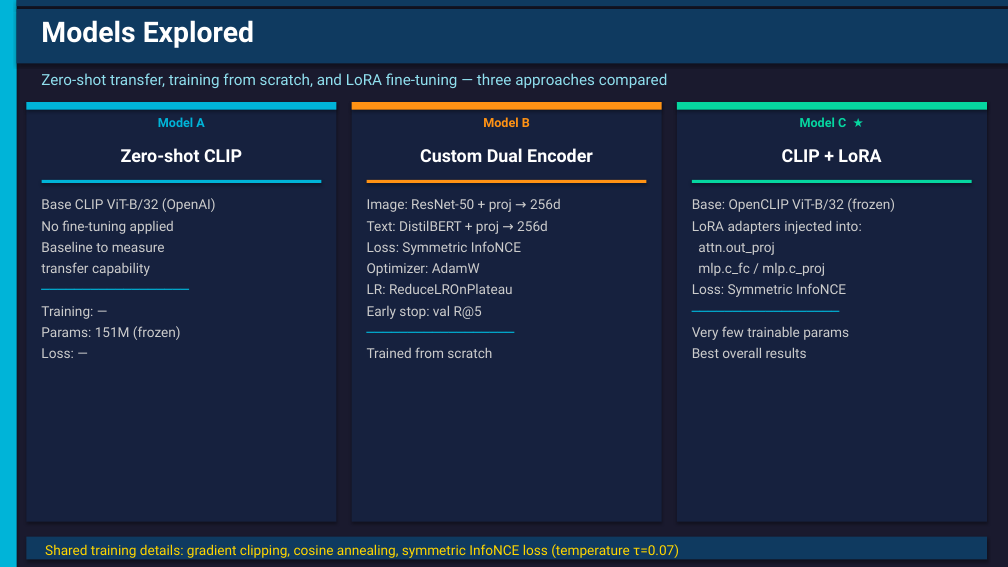
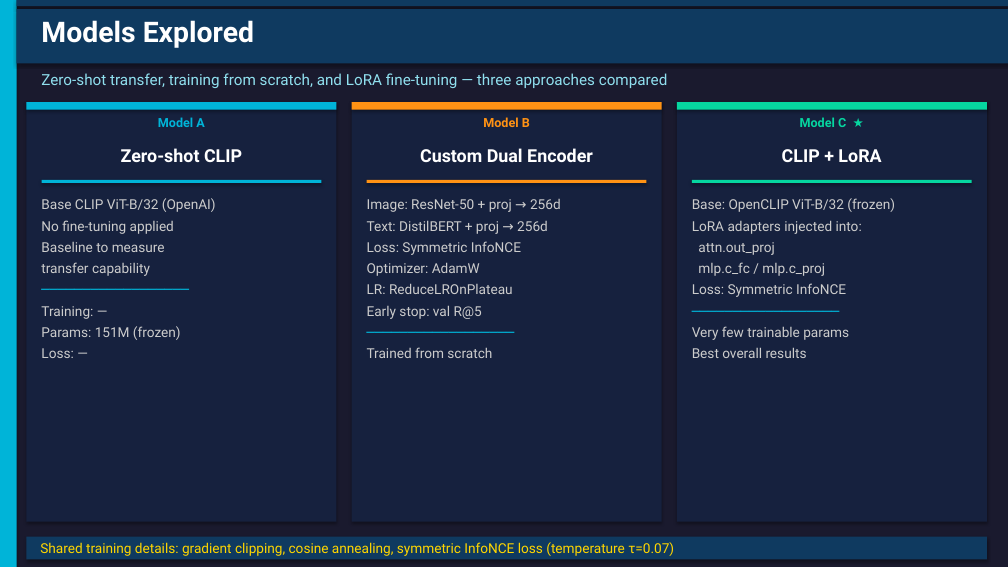
Before and after one commit to OnurAlp-Guvercin/CMPE597_Group13, a slide deck: slide 3 of CMPE597_Group13.pptx. Drawn at 1008x567 pixels with LibreOffice and Linux fonts; fonts in the diff are those of the drawing. Boxes give left, top, right and bottom in pixels: in the first picture for what was removed or moved away, otherwise in the second. Text is boxed around its words. In the diff, an @@ line names an element or a change of style, - is before the commit and + after.

```diff
--- a/CMPE597_Group13.pptx
+++ b/CMPE597_Group13.pptx
@@ text "Shared training details: gradient clipping, ...": place and size @@
-text "Shared training details: gradient clipping, ..." at bbox=[45, 544, 679, 558]
+text "Shared training details: gradient clipping, ..." at bbox=[40, 542, 674, 556]
```
Also in this commit, not shown: 2 other slides changed, 2 other files.
